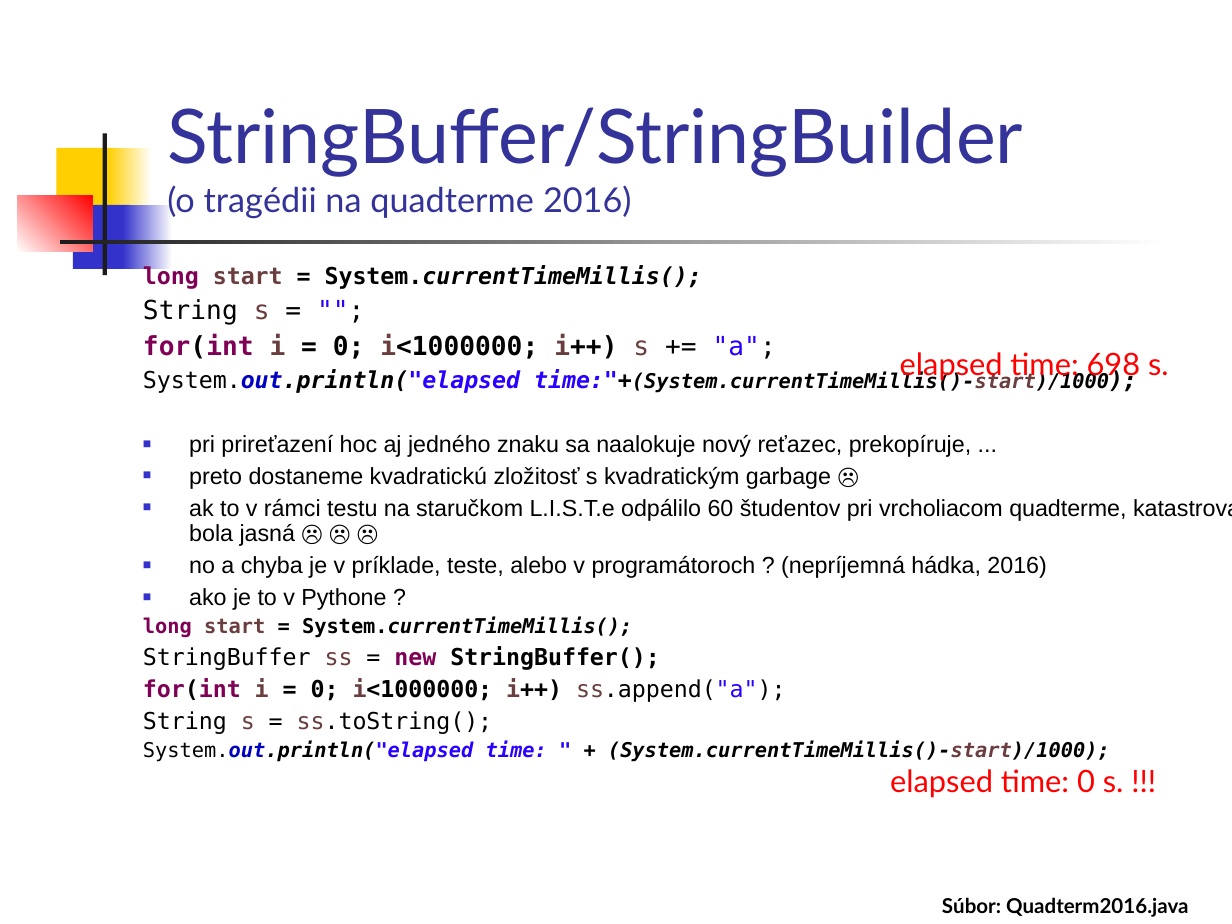
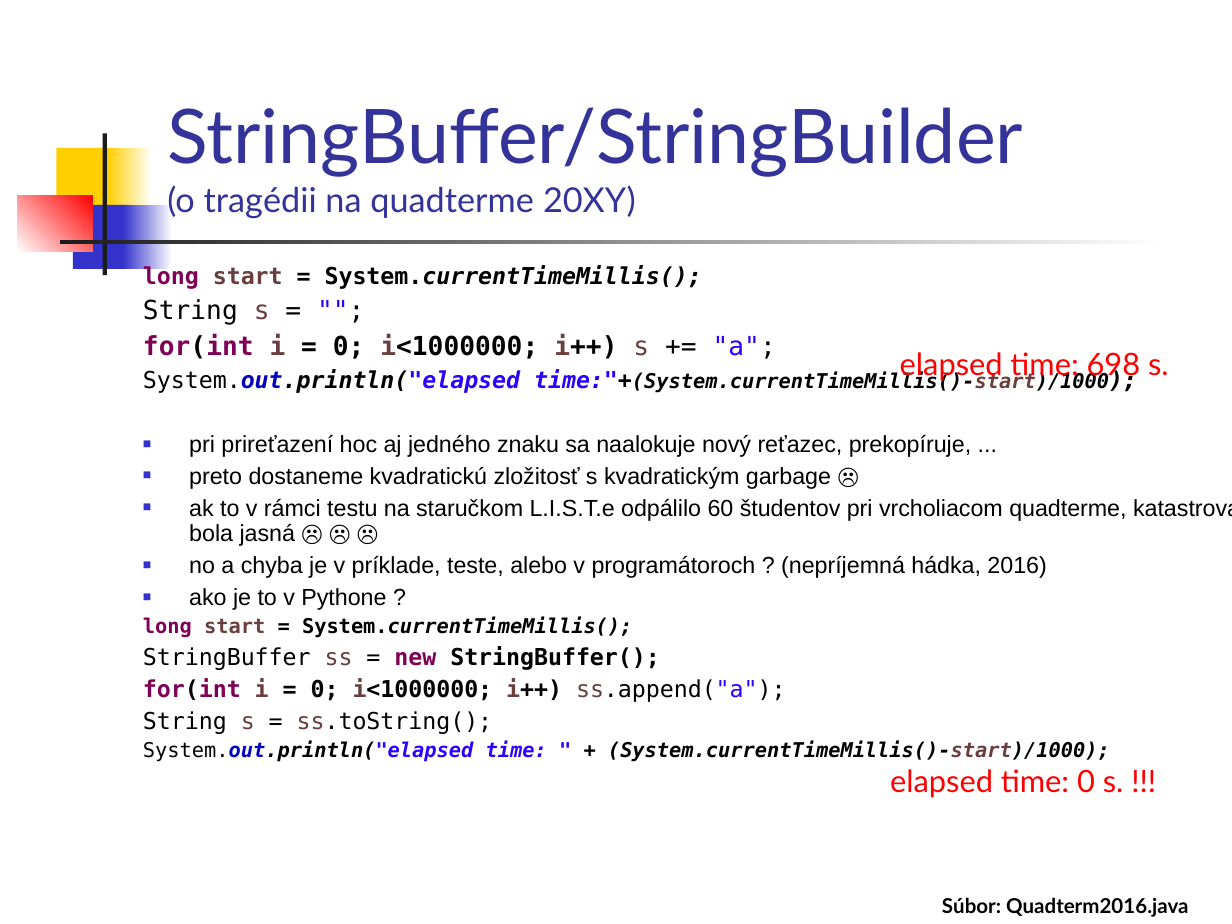
Before and after one commit to Programovanie4/Prednasky, a slide deck: slide 23 of 02/02_java.ppt (slide 27 before the commit). Drawn at 1232x924 pixels with LibreOffice and Linux fonts; fonts in the diff are those of the drawing. Boxes give left, top, right and bottom in pixels: in the first picture for what was removed or moved away, otherwise in the second. Text is boxed around its words. In the diff, an @@ line names an element or a change of style, - is before the commit and + after.

```diff
--- a/02/02_java.ppt
+++ b/02/02_java.ppt
@@ title at bbox=[167, 107, 1023, 219]: text changed @@
-StringBuffer/StringBuilder
-(o tragédii na quadterme 2016)
+StringBuffer/StringBuilder
+(o tragédii na quadterme 20XY)
```
Also in this commit, not shown: 5 other slides changed, 2 slides added, 5 slides removed, 2 other files.
